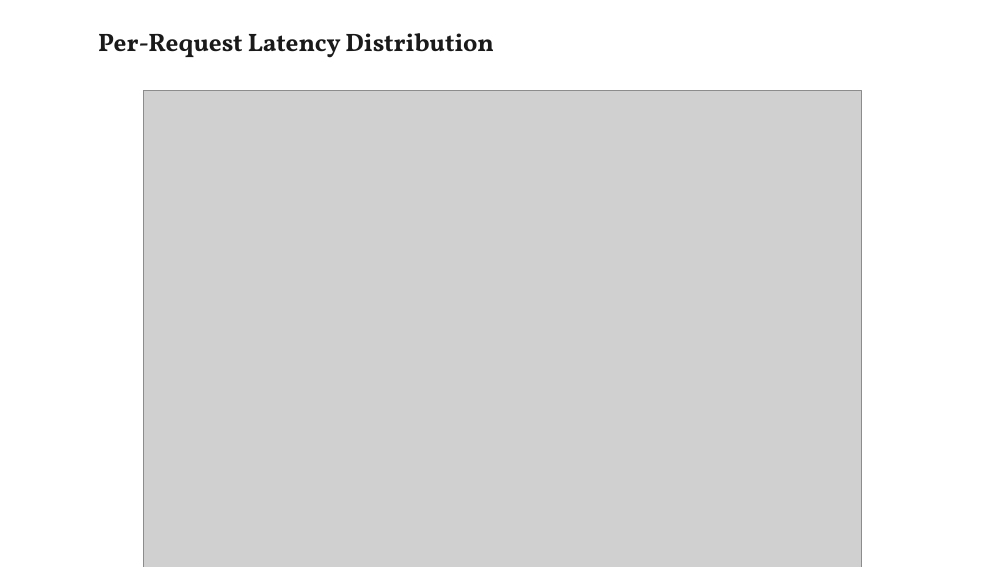
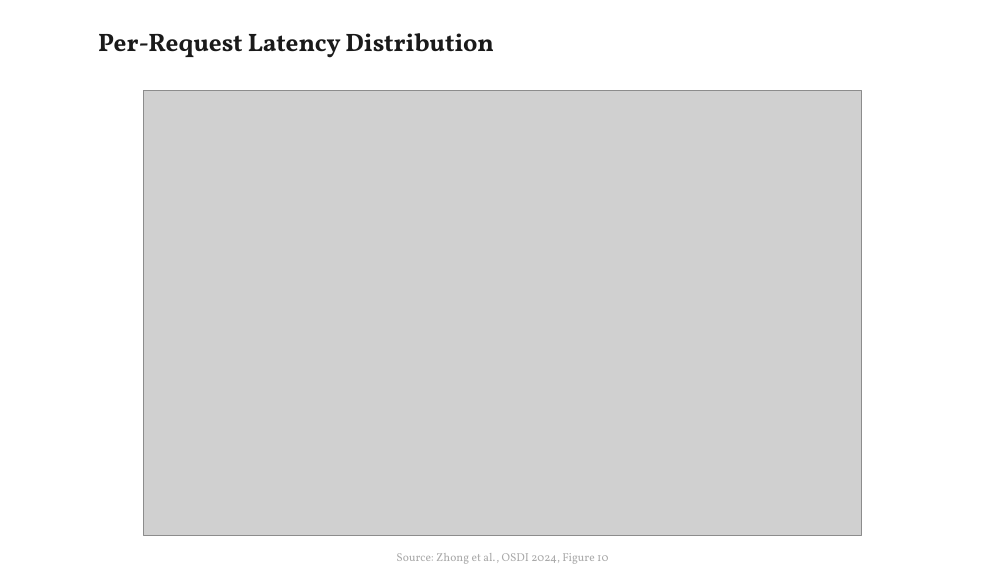
Before and after one commit to beratcelik1/llm-inference-phase-disaggregation, a slide deck: slide 28 of presentation/Phase_Disaggregation_LLM_Inference.pptx. Drawn at 1008x567 pixels with LibreOffice and Linux fonts; fonts in the diff are those of the drawing; grey boxes stand for pictures. Boxes give left, top, right and bottom in pixels: in the first picture for what was removed or moved away, otherwise in the second. Text is boxed around its words. In the diff, an @@ line names an element or a change of style, - is before the commit and + after.

Commit message:
feat: add manual screenshots, proper references, references slide
- 8 paper figures from manual screenshots
- Figure captions now cite Source: Author et al., Venue, Figure N
- Added References slide (Splitwise, DistServe, Sarathi, vLLM, FlexGen)
- 33 slides total
- Regenerated all PDFs

```diff
--- a/presentation/Phase_Disaggregation_LLM_Inference.pptx
+++ b/presentation/Phase_Disaggregation_LLM_Inference.pptx
@@ picture: place and size @@
-picture at bbox=[144, 91, 862, 567]
+picture at bbox=[144, 91, 862, 535]
@@ text added at bbox=[396, 553, 608, 564], 11 pt, text #AAAAAA @@
+Source: Zhong et al., OSDI 2024, Figure 10
```
Also in this commit, not shown: 6 slides added, 5 slides removed, 13 other files.
